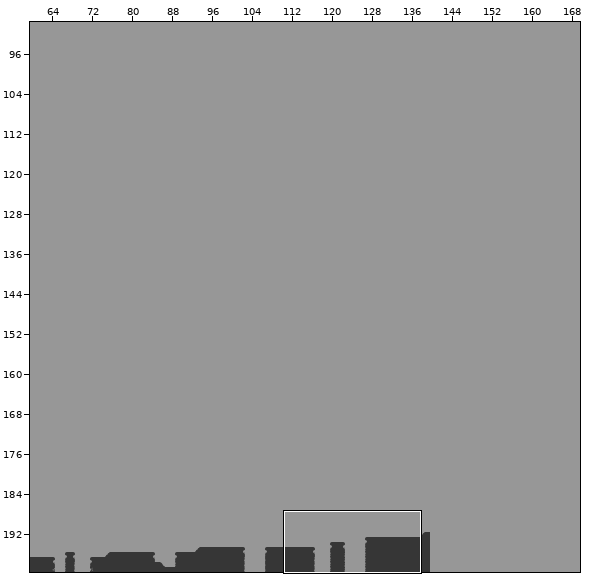
Two versions of a level (Tiled map, Metaphor_01/Assets/Maps/GameMap.tmx). The first picture is a wide view before the edit; the outline marks the close-up.
Close-up. Before the edit:
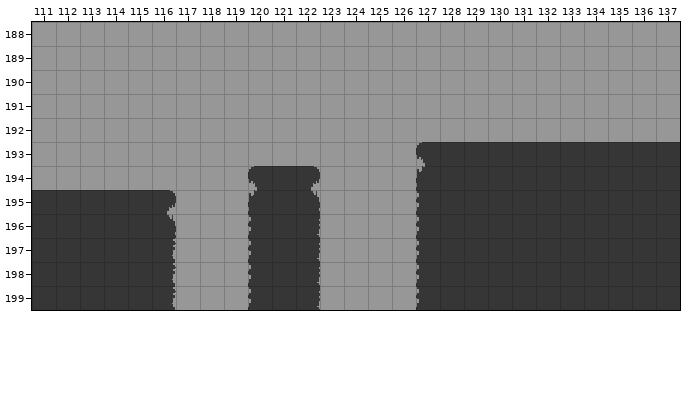
Cells are 16x16 px. Shown: x 111..137, y 188..199. The commit also changed other parts of the map, which this record leaves out.
The same view after the edit:
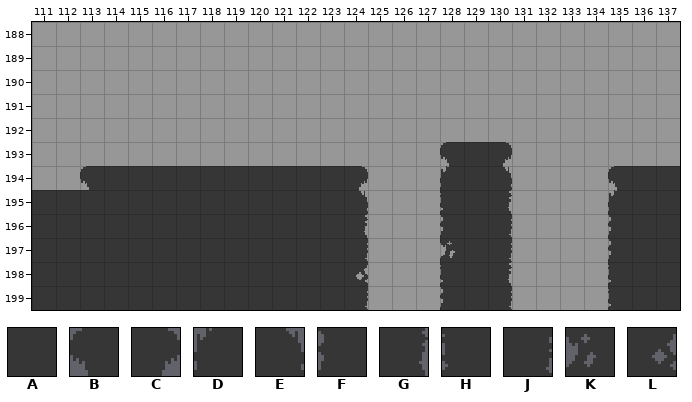
Key: from "Greyscale": A 0, B 8, C 9, D 16, E 17, F 24, G 25, H 32, J 33, K 40, L 41.
_ is an empty cell.
The edit:
Layer "Terrain":
y 193: x 127..128 BA -> _B; x 130..137 AAAAAAAA -> C_______
y 194: x 113..120 _______B -> BAAAAAAA; x 122..124 C__ -> AAC; x 127..128 DA -> _D; x 130..135 AAAAAA -> E____B
y 195: x 116..120 C___D -> AAAAA; x 122..124 E__ -> AAE; x 127..128 FA -> _H; x 130..135 AAAAAA -> G____D
y 196: x 116..120 E___F -> AAAAA; x 122..124 J__ -> AAG; x 127..128 FA -> _F; x 130..135 AAAAAA -> J____F
y 197: x 116..120 G___F -> AAAAA; x 122..124 J__ -> AAJ; x 127..128 FA -> _K; x 130..135 AAAAAA -> J____F
y 198: x 116..120 G___F -> AAAAA; x 122..124 J__ -> AAL; x 127..128 FA -> _H; x 130..135 AAAAAA -> G____H
y 199: x 116..120 G___F -> AAAAA; x 122..124 J__ -> AAJ; x 127..128 FA -> _F; x 130..135 AAAAAA -> J____H
Pixel boxes of the changes (left, top, right, bottom) in both close-ups:
changed: (416, 142, 455, 310)
changed: (503, 142, 680, 310)
changed: (80, 166, 257, 310)
changed: (311, 166, 368, 310)
